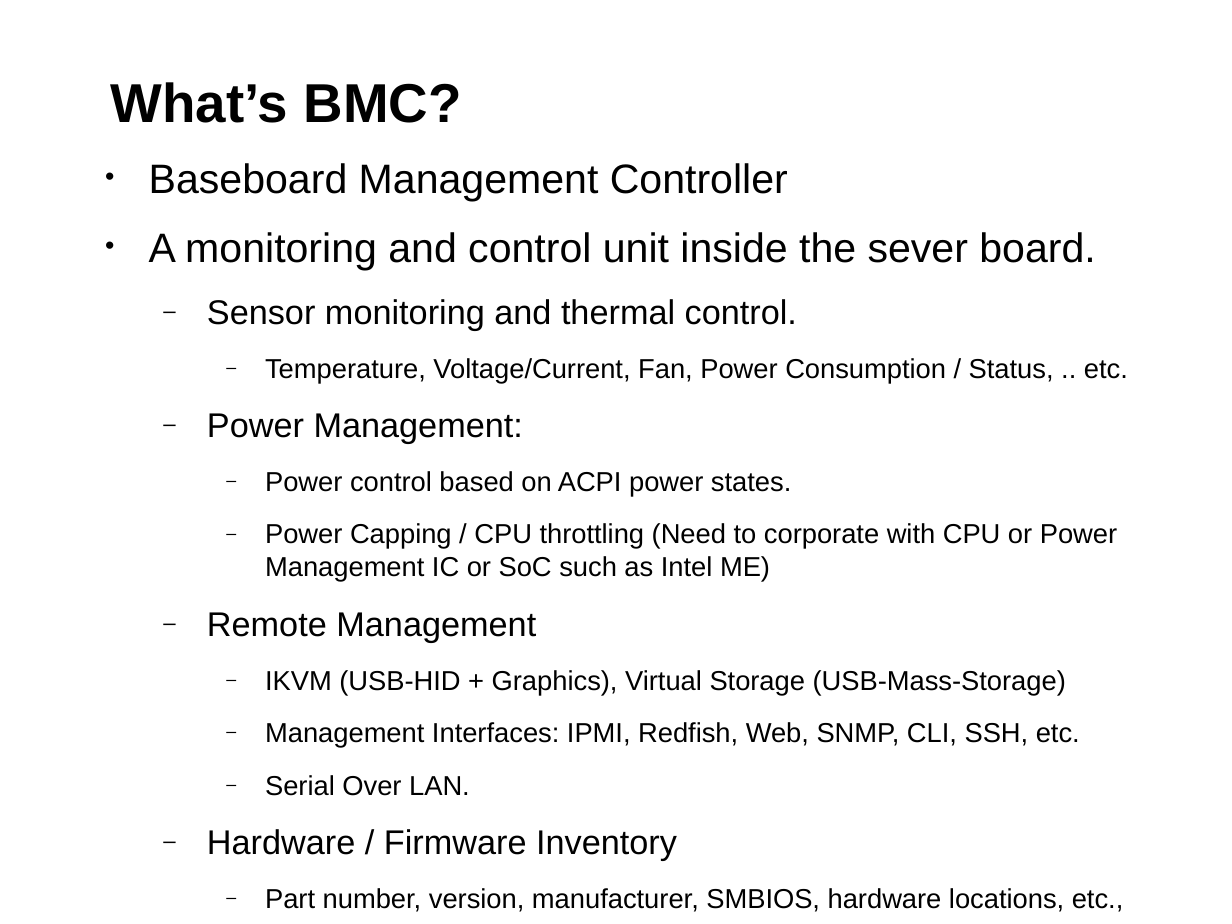
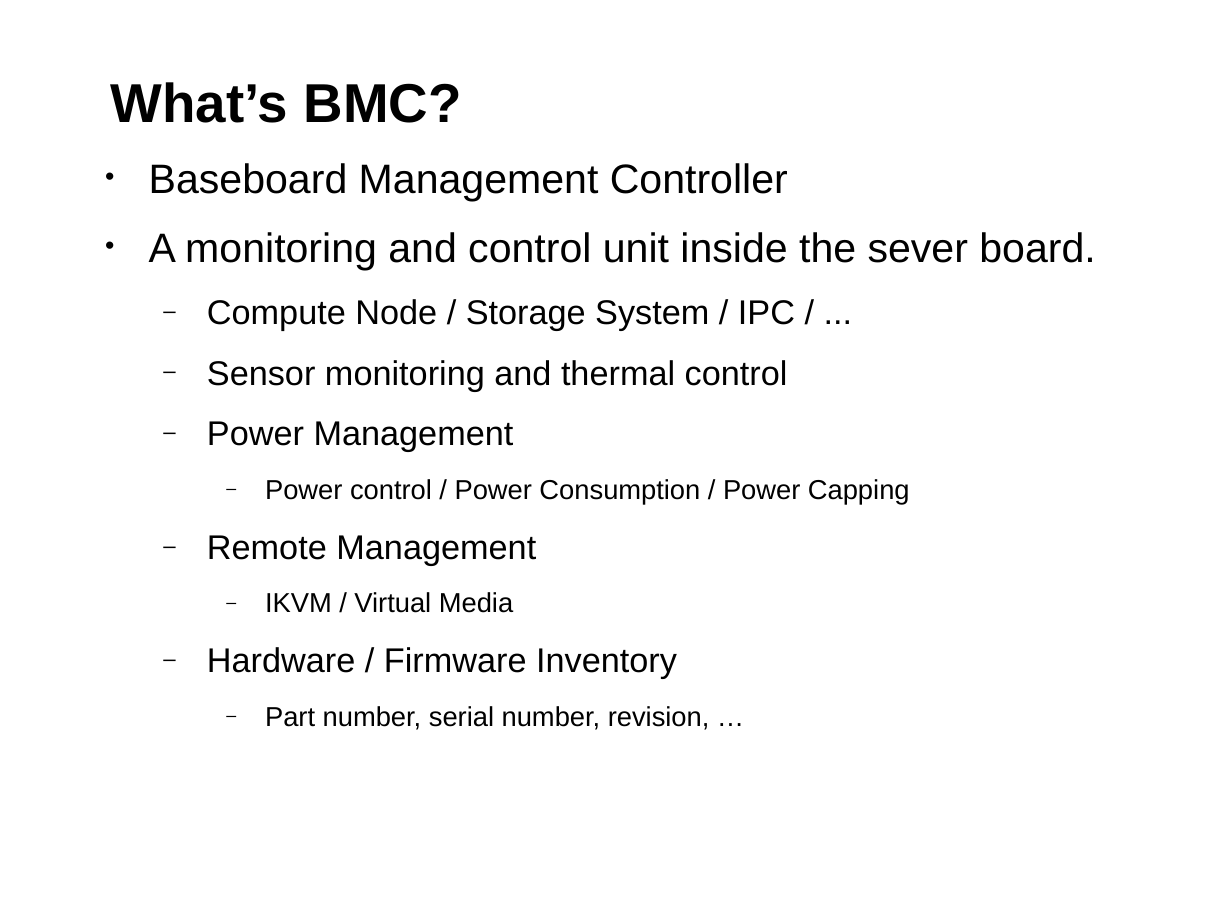
Before and after one commit to chesterlintw/conf-docs, a slide deck: slide 3 of suse-lab-conf/2019/proceeding/openbmc.odp (slide 2 before the commit). Drawn at 1232x924 pixels with LibreOffice and Linux fonts; fonts in the diff are those of the drawing; background and template pictures are left out. Boxes give left, top, right and bottom in pixels: in the first picture for what was removed or moved away, otherwise in the second. Text is boxed around its words. In the diff, an @@ line names an element or a change of style, - is before the commit and + after.

Commit message:
Final version

```diff
--- a/suse-lab-conf/2019/proceeding/openbmc.odp
+++ b/suse-lab-conf/2019/proceeding/openbmc.odp
@@ text at bbox=[207, 299, 795, 452]: text changed; size 16 to 20 pt @@
-  ‒ Sensor monitoring and thermal control.
-    ‒ Temperature, Voltage/Current, Fan, Power Consumption / Status, .. etc.
-  ‒ Power Management:
-    ‒ Power control based on ACPI power states.
-    ‒ Power Capping / CPU throttling (Need to corporate with CPU or Power Management IC or SoC such as Intel ME)
+  ‒ Compute Node / Storage System / IPC / ...
+  ‒ Sensor monitoring and thermal control
+  ‒ Power Management
+    ‒ Power control / Power Consumption / Power Capping
@@ text at bbox=[265, 592, 513, 613]: text changed @@
-    ‒ IKVM (USB-HID + Graphics), Virtual Storage (USB-Mass-Storage)
-    ‒ Management Interfaces: IPMI, Redfish, Web, SNMP, CLI, SSH, etc.
-    ‒ Serial Over LAN.
+    ‒ IKVM / Virtual Media
@@ text at bbox=[265, 706, 710, 730]: text changed @@
-    ‒ Part number, version, manufacturer, SMBIOS, hardware locations, etc.,
+    ‒ Part number, serial number, revision, …
```
Also in this commit, not shown: 23 other slides changed, 4 slides added, 8 slides removed.
